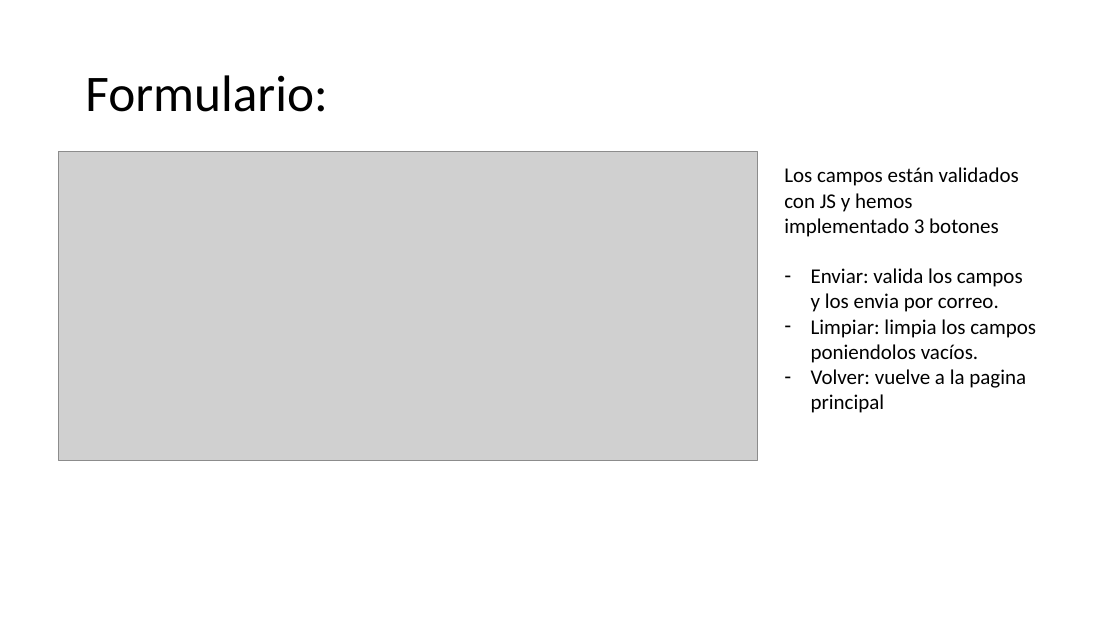
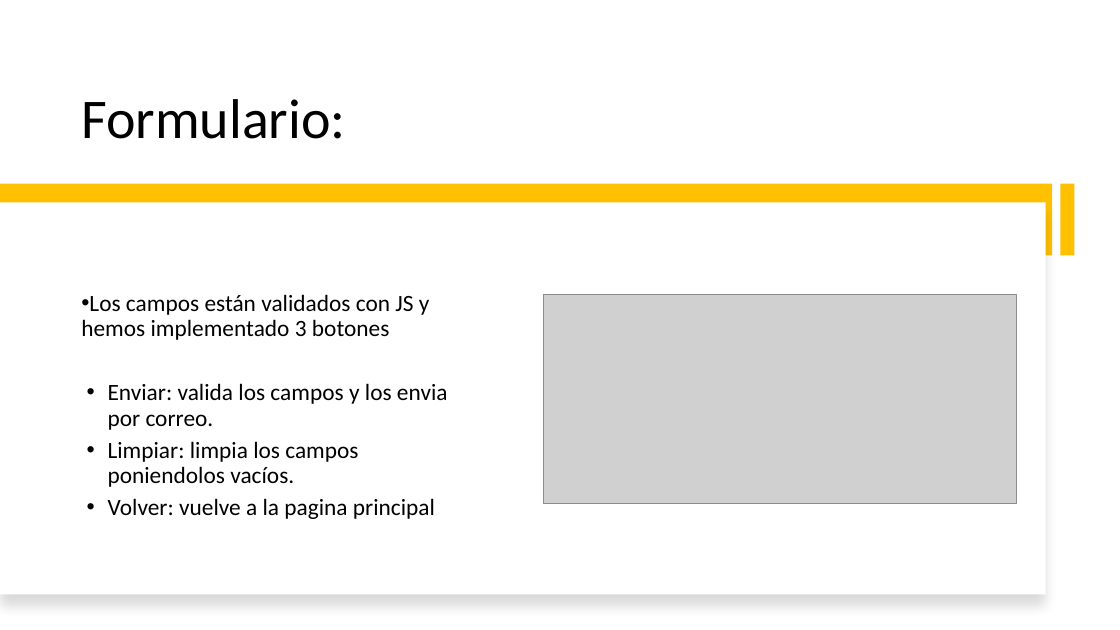
Before and after one commit to JiaChengZhang14/Proyecto_Grupal-ITV, a slide deck: slide 18 of comun/PresentacionITV.pptx. Drawn at 1120x630 pixels with LibreOffice and Linux fonts; fonts in the diff are those of the drawing; grey boxes stand for pictures. Boxes give left, top, right and bottom in pixels: in the first picture for what was removed or moved away, otherwise in the second. Text is boxed around its words. In the diff, an @@ line names an element or a change of style, - is before the commit and + after.

```diff
--- a/comun/PresentacionITV.pptx
+++ b/comun/PresentacionITV.pptx
@@ title "Formulario:" at (x1=81, y1=99, x2=345, y2=139): size 44 to 48 pt; vertical alignment middle to bottom @@
@@ rectangle added at (x1=0, y1=184, x2=1053, y2=255), fill #FFC000 @@
@@ rectangle added at (x1=0, y1=202, x2=1046, y2=595), fill #FFFFFF @@
@@ rectangle added at (x1=1060, y1=184, x2=1075, y2=255), fill #FFC000 @@
@@ text "Los campos están validados con ..." moved from (x1=784, y1=167, x2=1036, y2=413) to (x1=81, y1=294, x2=448, y2=519) @@
@@ text "Los campos están validados con ..." at (x1=81, y1=294, x2=448, y2=519): size 18 to 20 pt; bullet none to •; line spacing 1 to 0.9; more space between paragraphs; bullet - to •; vertical alignment top to middle @@
@@ picture resized from (x1=59, y1=151, x2=758, y2=460) to (x1=543, y1=294, x2=1016, y2=503) @@
```
Also in this commit, not shown: 8 other slides changed, 7 slides added, 1 slide removed, 2 other files.
